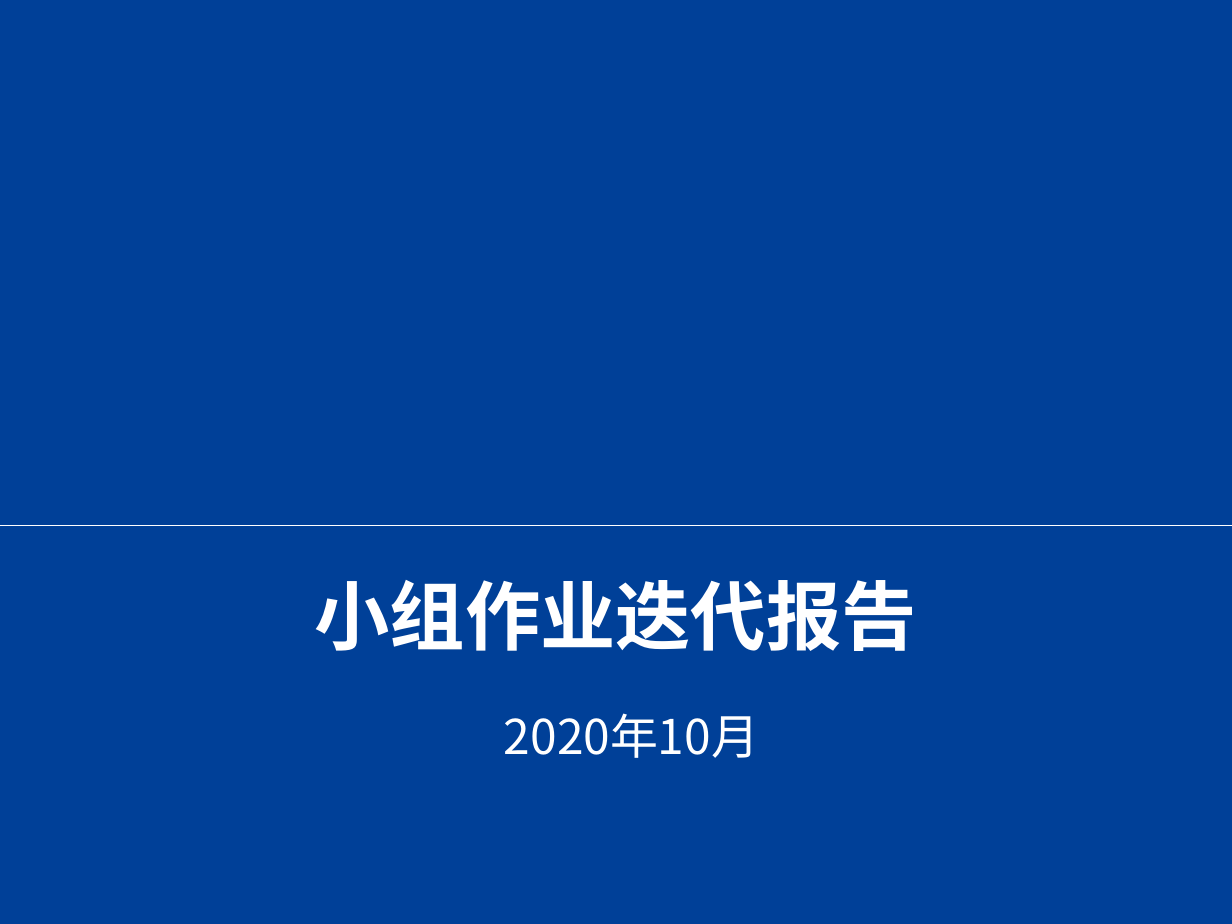
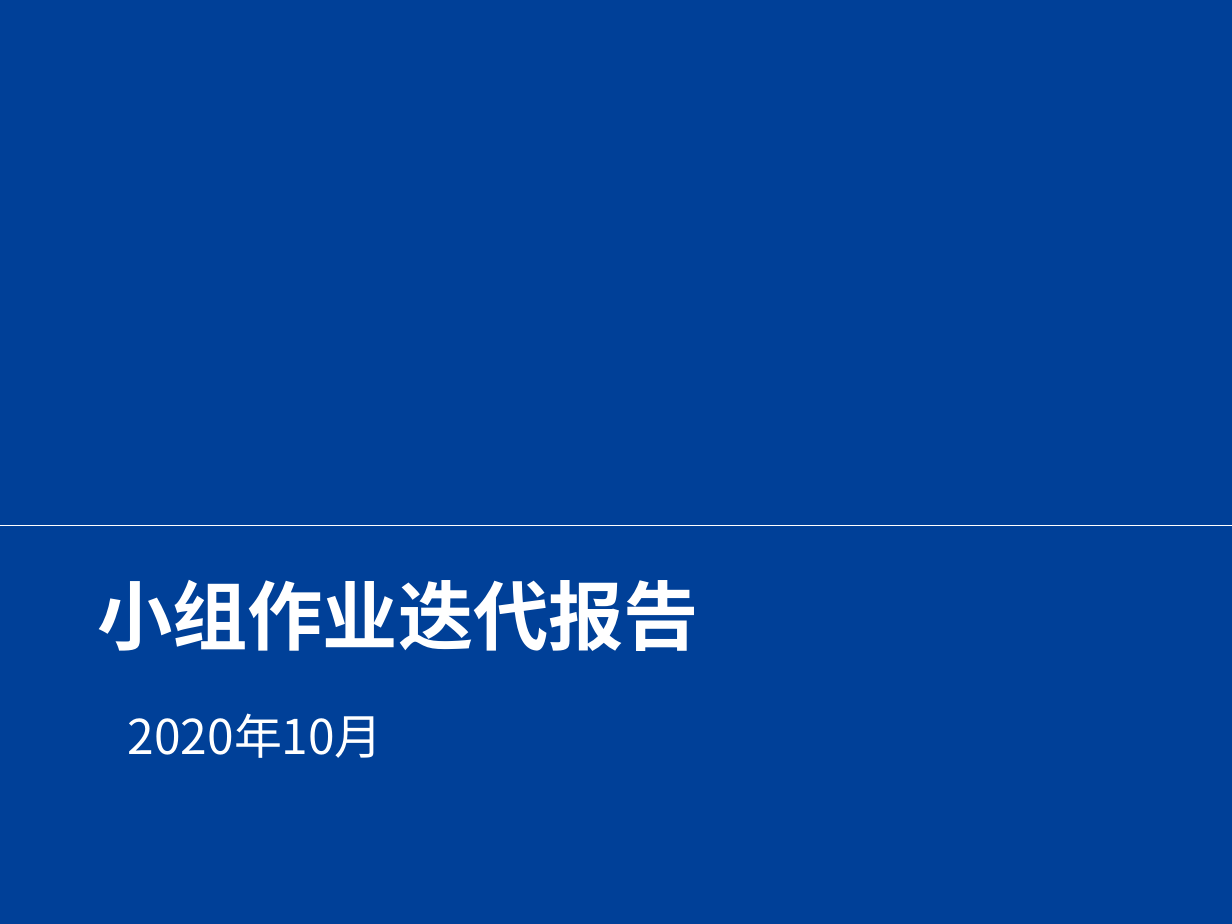
Before and after one commit to SJTU-SEP-21/SEP-21, a slide deck: slide 1 of UIPrototype/答辩ppt究极基础版本.pptx. Drawn at 1232x924 pixels with LibreOffice and Linux fonts; fonts in the diff are those of the drawing; background and template pictures are left out. Boxes give left, top, right and bottom in pixels: in the first picture for what was removed or moved away, otherwise in the second. Text is boxed around its words. In the diff, an @@ line names an element or a change of style, - is before the commit and + after.

Commit message:
Update ppt

```diff
--- a/UIPrototype/答辩ppt究极基础版本.pptx
+++ b/UIPrototype/答辩ppt究极基础版本.pptx
@@ title "小组作业迭代报告" at box(97, 580, 699, 651): alignment centre to left @@
@@ subtitle "2020年10月" at box(128, 713, 383, 758): alignment centre to left @@
```
Also in this commit, not shown: 6 other slides changed, 4 slides added, 5 slides removed.
